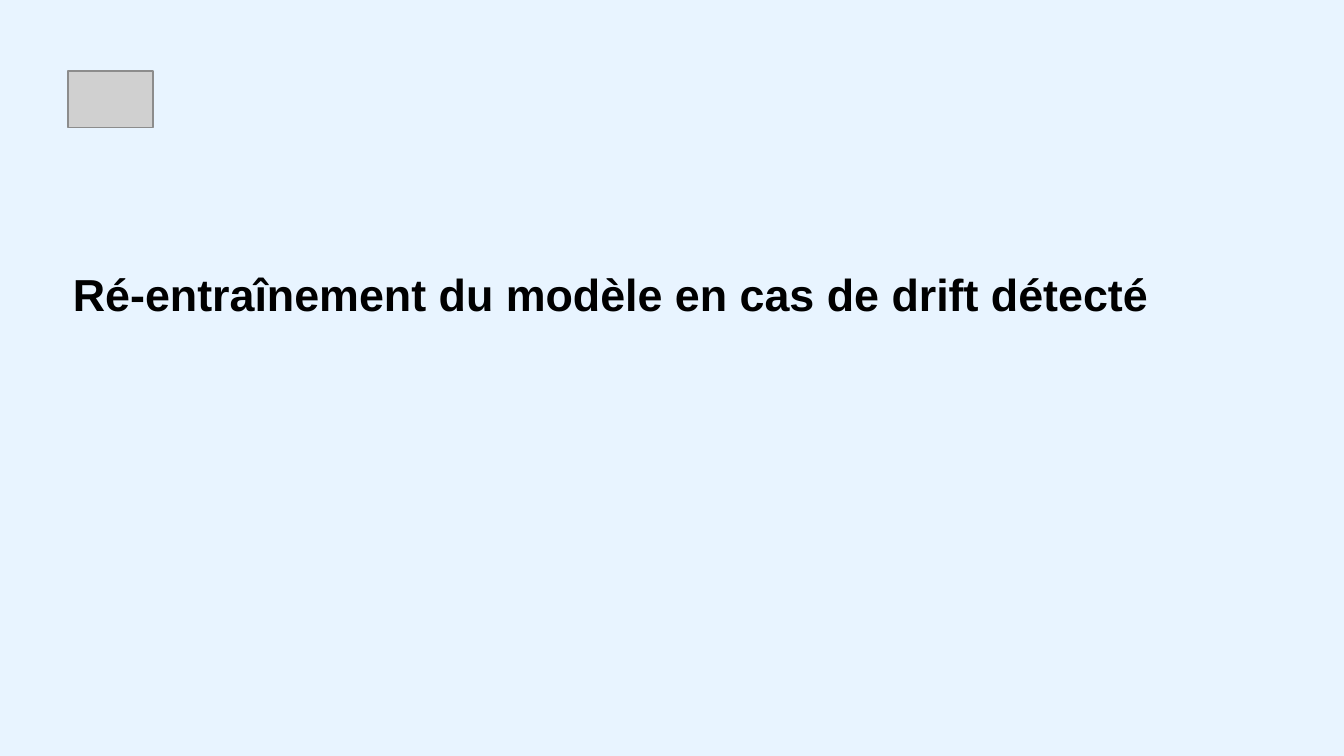
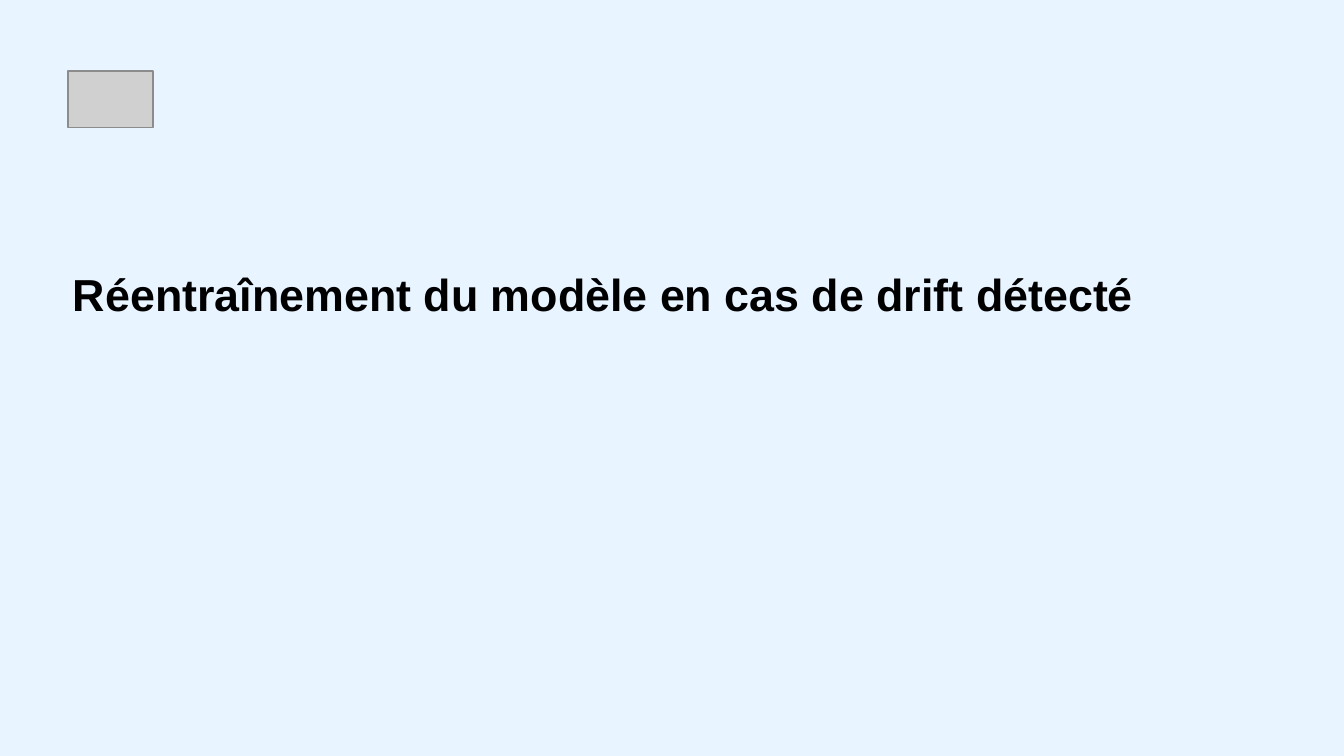
Before and after one commit to aurelienchalm/LDS_block_3_lead, a slide deck: slide 14 of LDS_Block_3_Lead.pptx. Drawn at 1344x756 pixels with LibreOffice and Linux fonts; fonts in the diff are those of the drawing; grey boxes stand for pictures. Boxes give left, top, right and bottom in pixels: in the first picture for what was removed or moved away, otherwise in the second. Text is boxed around its words. In the diff, an @@ line names an element or a change of style, - is before the commit and + after.

```diff
--- a/LDS_Block_3_Lead.pptx
+++ b/LDS_Block_3_Lead.pptx
@@ title at (x1=73, y1=277, x2=1133, y2=312): text changed @@
-Ré-entraînement du modèle en cas de drift détecté
+Réentraînement du modèle en cas de drift détecté
```
Also in this commit, not shown: 11 other slides changed, 2 other files.
